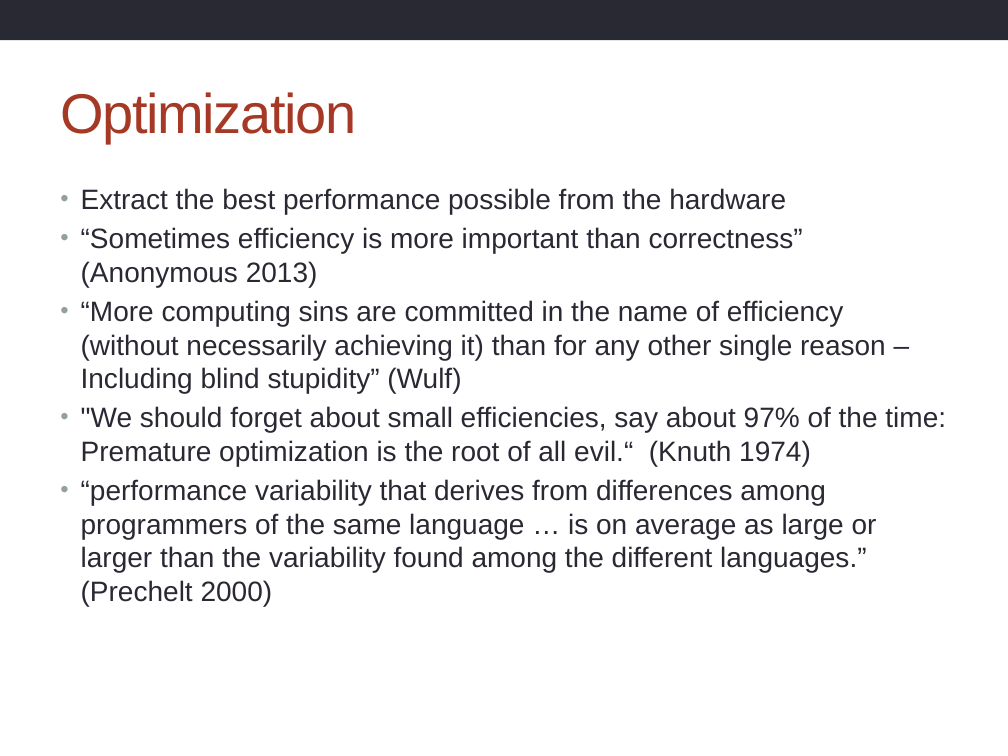
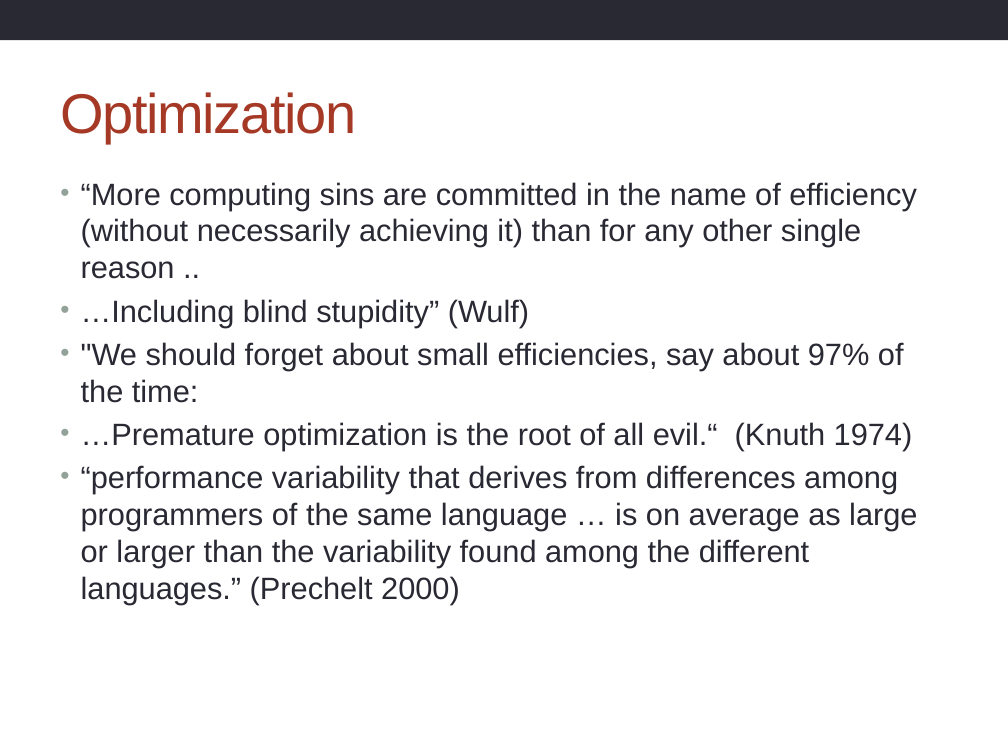
Before and after one commit to hpcarcher/2014-09-16-imperial, a slide deck: slide 6 of archer/Introduction.pptx (slide 3 before the commit). Drawn at 1008x756 pixels with LibreOffice and Linux fonts; fonts in the diff are those of the drawing; background and template pictures are left out. Boxes give left, top, right and bottom in pixels: in the first picture for what was removed or moved away, otherwise in the second. Text is boxed around its words. In the diff, an @@ line names an element or a change of style, - is before the commit and + after.

```diff
--- a/archer/Introduction.pptx
+++ b/archer/Introduction.pptx
@@ text at [81, 182, 917, 450]: text changed; size 20 to 22 pt @@
-• Extract the best performance possible from the hardware
-• “Sometimes efficiency is more important than correctness” (Anonymous 2013)
-• “More computing sins are committed in the name of efficiency (without necessarily achieving it) than for any other single reason – Including blind stupidity” (Wulf)
-• "We should forget about small efficiencies, say about 97% of the time: Premature optimization is the root of all evil.“ (Knuth 1974)
+• “More computing sins are committed in the name of efficiency (without necessarily achieving it) than for any other single reason ..
+• …Including blind stupidity” (Wulf)
+• "We should forget about small efficiencies, say about 97% of the time:
+• …Premature optimization is the root of all evil.“ (Knuth 1974)
@@ text at [81, 465, 917, 604]: size 20 to 22 pt in "“performance variability that derives from differences among ..." @@
```
Also in this commit, not shown: 4 other slides changed, 7 slides added, 2 slides removed, 6 other files.
